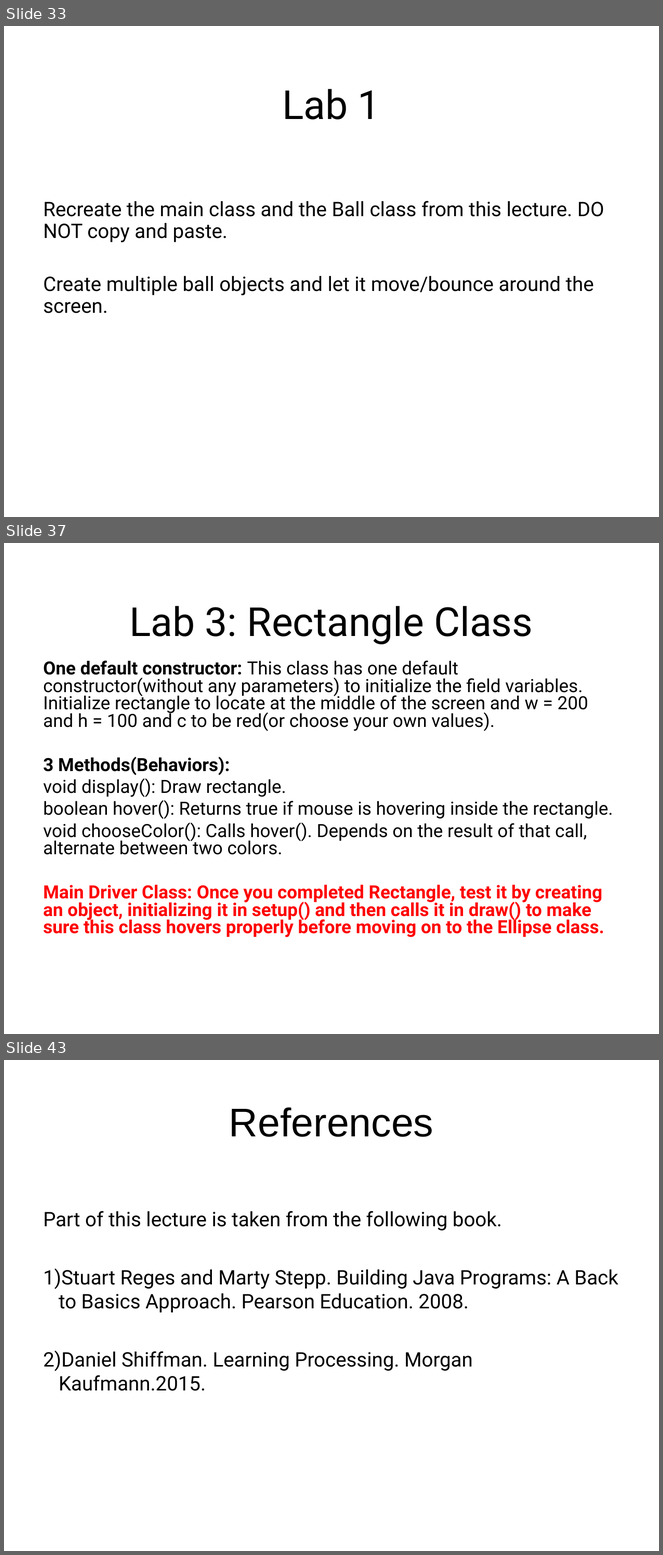
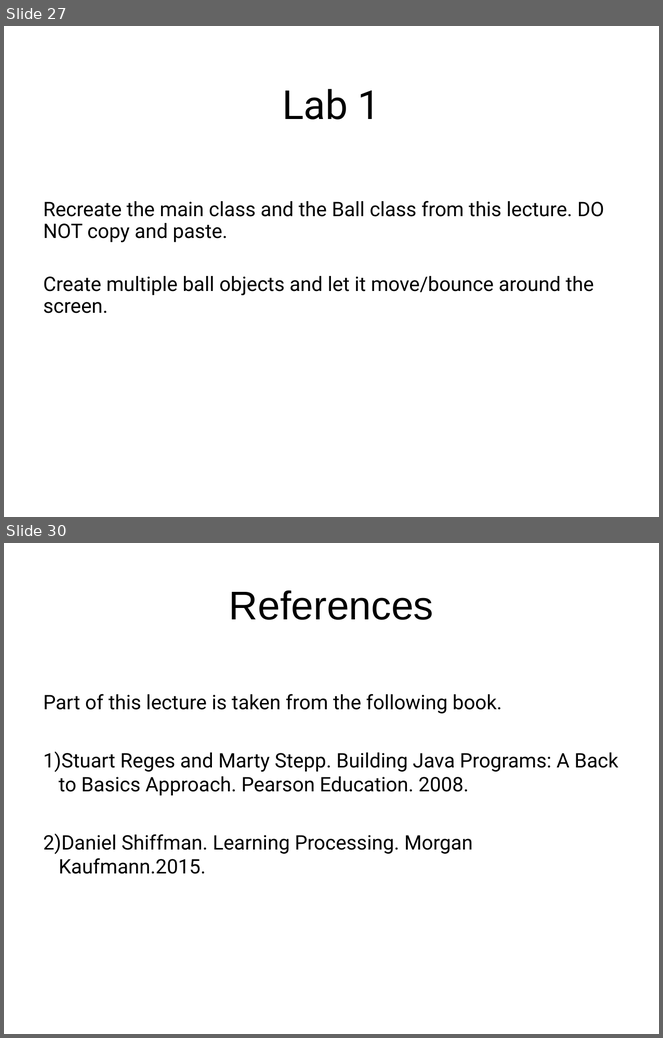
Before and after one commit to LongBaoNguyen/longbaonguyen.github.io, a slide deck: courses/apcsp/lecture11.ppt. Shown one above the other, each under a label of ours: slides 33, 37 and 43 before the commit, slides 27 and 30 after it; the slides between them are not shown. The pictures are 663x1555 and 663x1038 pixels, drawn with LibreOffice and Linux fonts; fonts in the diff are those of the drawing; background and template pictures are left out. Boxes give left, top, right and bottom in pixels: in the first picture for what was removed or moved away, otherwise in the second. Text is boxed around its words. In the diff, an @@ line names an element or a change of style, - is before the commit and + after.

```diff
--- a/courses/apcsp/lecture11.ppt
+++ b/courses/apcsp/lecture11.ppt
@@ slide 37 removed at (4, 543, 659, 1034), background picture (left out) @@
@@ title removed at (129, 606, 533, 644) @@
-Lab 3: Rectangle Class
@@ text removed at (43, 661, 613, 938) @@
-One default constructor: This class has one default constructor(without any parameters) to initialize the field variables. Initialize rectangle to locate at the middle of the screen and w = 200 and h = 100 and c to be red(or choose your own values).
-3 Methods(Behaviors):
-void display(): Draw rectangle.
-boolean hover(): Returns true if mouse is hovering inside the rectangle.
-void chooseColor(): Calls hover(). Depends on the result of that call, alternate between two colors.
-Main Driver Class: Once you completed Rectangle, test it by creating an object, initializing it in setup() and then calls it in draw() to make sure this class hovers properly before moving on to the Ellipse class.
@@ what was slide 33 is now slide 27 @@
@@ what was slide 43 is now slide 30 @@
```
Also in this commit, not shown: 14 slides changed, 12 other slides removed, 4 other files.
